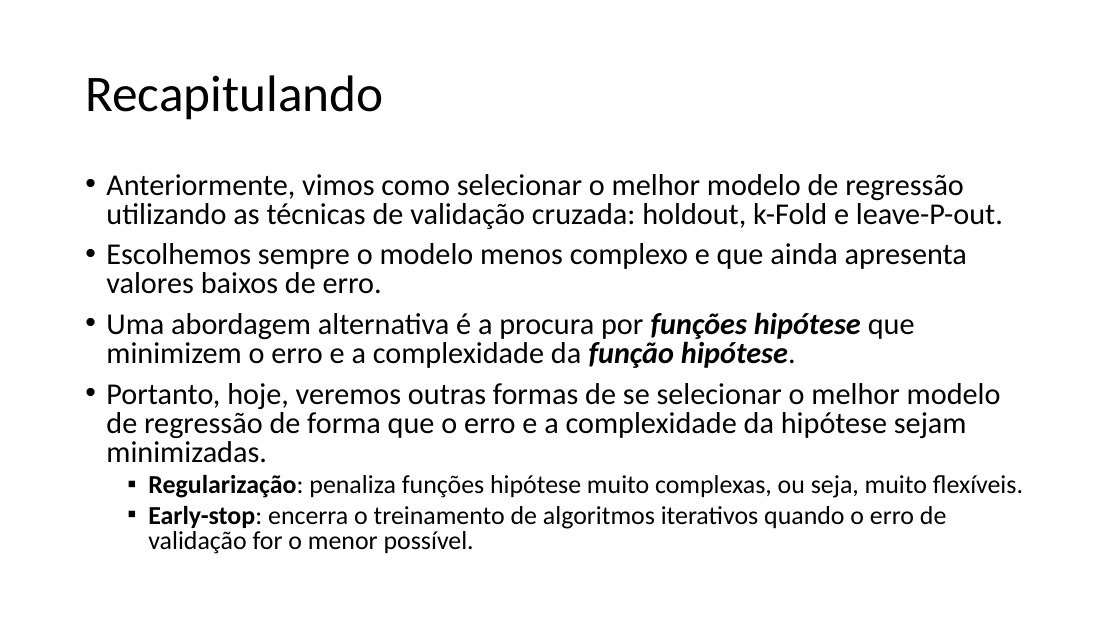
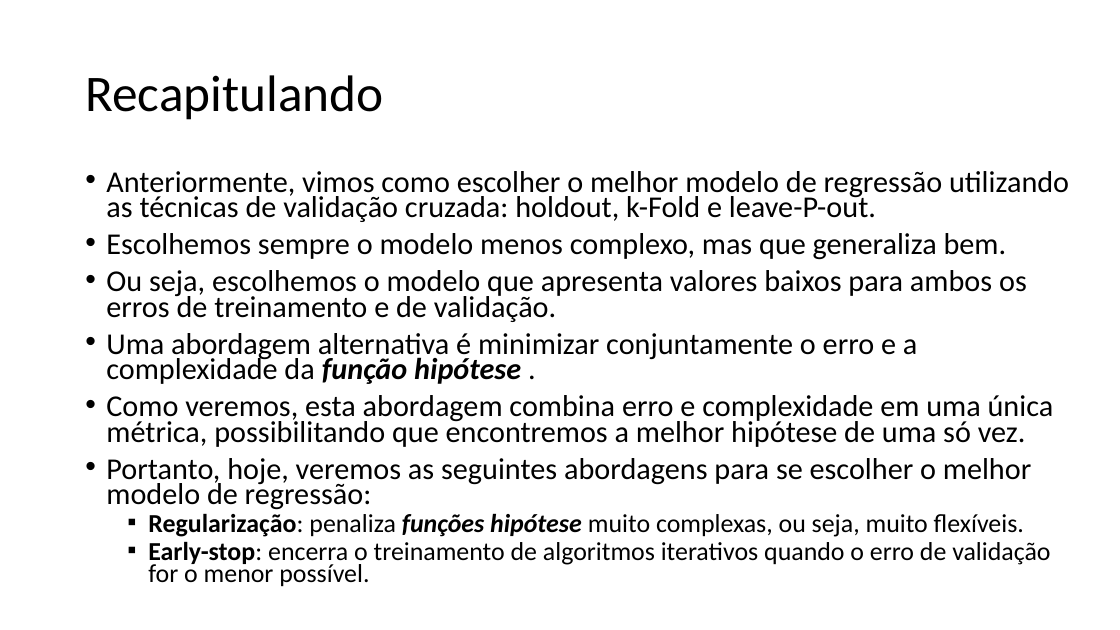
Before and after one commit to zz4fap/t319_aprendizado_de_maquina, a slide deck: slide 2 of slides/T319_Regressão_Linear (Parte VI).pptx. Drawn at 1120x630 pixels with LibreOffice and Linux fonts; fonts in the diff are those of the drawing. Boxes give left, top, right and bottom in pixels: in the first picture for what was removed or moved away, otherwise in the second. Text is boxed around its words. In the diff, an @@ line names an element or a change of style, - is before the commit and + after.

```diff
--- a/slides/T319_Regressão_Linear (Parte VI).pptx
+++ b/slides/T319_Regressão_Linear (Parte VI).pptx
@@ text at (106,171,1069,510): text changed @@
-• Anteriormente, vimos como selecionar o melhor modelo de regressão utilizando as técnicas de validação cruzada: holdout, k-Fold e leave-P-out.
-• Escolhemos sempre o modelo menos complexo e que ainda apresenta valores baixos de erro.
-• Uma abordagem alternativa é a procura por funções hipótese que minimizem o erro e a complexidade da função hipótese.
-• Portanto, hoje, veremos outras formas de se selecionar o melhor modelo de regressão de forma que o erro e a complexidade da hipótese sejam minimizadas.
+• Anteriormente, vimos como escolher o melhor modelo de regressão utilizando as técnicas de validação cruzada: holdout, k-Fold e leave-P-out.
+• Escolhemos sempre o modelo menos complexo, mas que generaliza bem.
+• Ou seja, escolhemos o modelo que apresenta valores baixos para ambos os erros de treinamento e de validação.
+• Uma abordagem alternativa é minimizar conjuntamente o erro e a complexidade da função hipótese .
+• Como veremos, esta abordagem combina erro e complexidade em uma única métrica, possibilitando que encontremos a melhor hipótese de uma só vez.
+• Portanto, hoje, veremos as seguintes abordagens para se escolher o melhor modelo de regressão:
@@ text at (148,513,1050,587): bold on, italic on in "funções hipótese"; line spacing 0.8 to 0.7 @@
```
Also in this commit, not shown: 8 other slides changed, 1 other file.
